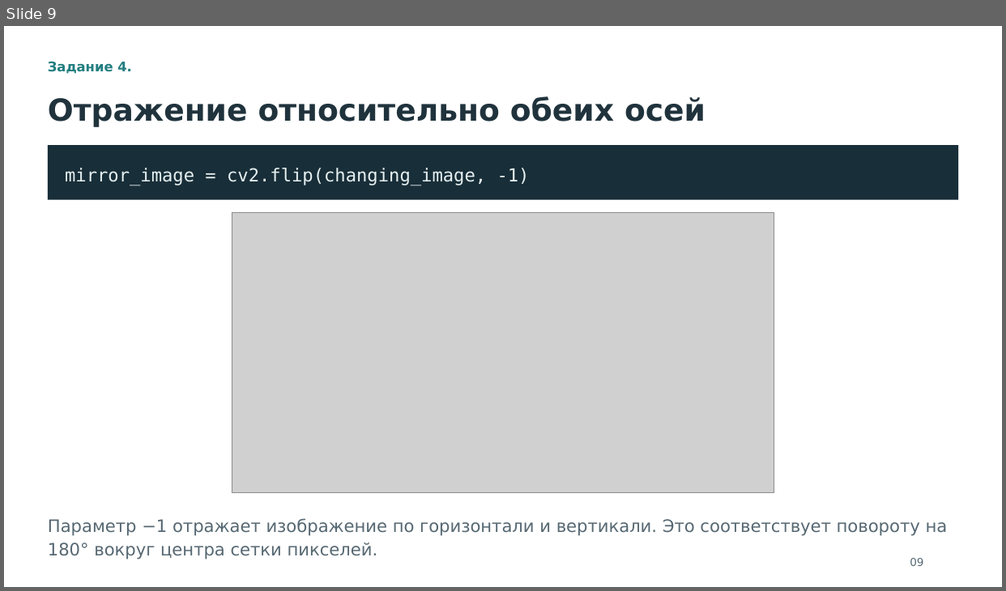
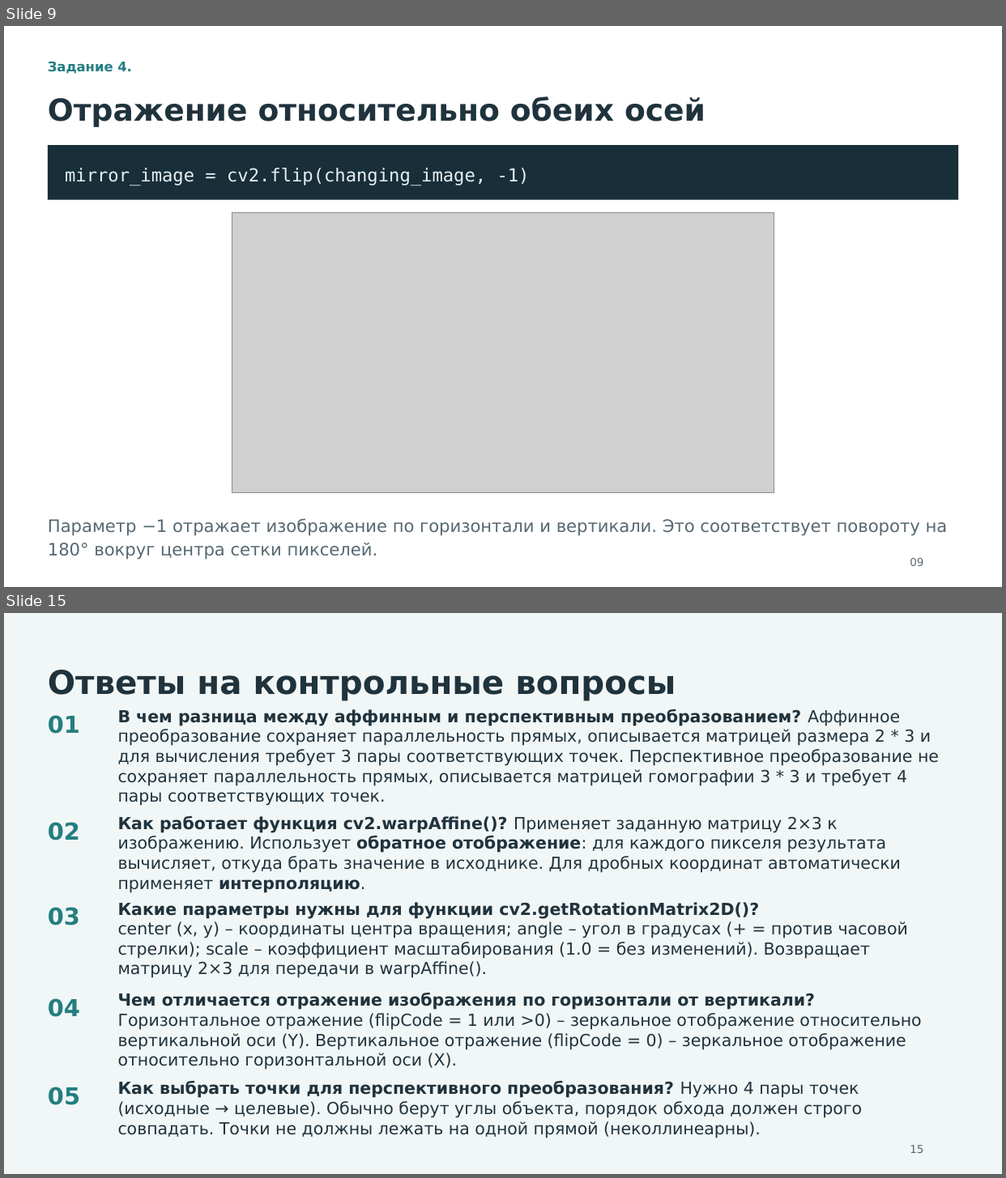
Before and after one commit to Travkova/CV_labs, a slide deck: геометрические преобразования изображений/Лабораторная_3_Травкова_Лебедкин.pptx. Shown one above the other, each under a label of ours: slide 9 before the commit, slides 9 and 15 after it; the slides between them are not shown. The pictures are 1006x591 and 1006x1178 pixels, drawn with LibreOffice and Linux fonts; fonts in the diff are those of the drawing; grey boxes stand for pictures. Boxes give left, top, right and bottom in pixels: in the first picture for what was removed or moved away, otherwise in the second. Text is boxed around its words. In the diff, an @@ line names an element or a change of style, - is before the commit and + after.

```diff
--- a/геометрические преобразования изображений/Лабораторная_3_Травкова_Лебедкин.pptx
+++ b/геометрические преобразования изображений/Лабораторная_3_Травкова_Лебедкин.pptx
@@ slide 15 added at (4,613,1002,1174), background #F1F6F6 @@
@@ text added at (48,670,675,701), 31.5 pt, text #20333D, bold @@
+Ответы на контрольные вопросы
@@ text added at (118,709,939,786), 16 pt, text #20333D @@
+В чем разница между аффинным и перспективным преобразованием? Аффинное преобразование сохраняет параллельность прямых, описывается матрицей размера 2 * 3 и для вычисления требует 3 пары соответствующих точек. Перспективное преобразование не сохраняет параллельность прямых, описывается матрицей гомографии 3 * 3 и требует 4 пары соответствующих точек.
@@ text added at (48,715,80,734), 22.5 pt, text #237E80, bold @@
+01
@@ text added at (48,822,80,841), 22.5 pt, text #237E80, bold @@
+02
@@ text added at (118,816,901,893), 16 pt, text #20333D @@
+Как работает функция cv2.warpAffine()? Применяет заданную матрицу 2×3 к изображению. Использует обратное отображение: для каждого пикселя результата вычисляет, откуда брать значение в исходнике. Для дробных координат автоматически применяет интерполяцию.
@@ text added at (118,902,908,978), 16 pt, text #20333D @@
+Какие параметры нужны для функции cv2.getRotationMatrix2D()?
+center (x, y) – координаты центра вращения; angle – угол в градусах (+ = против часовой стрелки); scale – коэффициент масштабирования (1.0 = без изменений). Возвращает матрицу 2×3 для передачи в warpAffine().
@@ text added at (48,907,80,926), 22.5 pt, text #237E80, bold @@
+03
@@ text added at (48,999,80,1017), 22.5 pt, text #237E80, bold @@
+04
@@ text added at (118,993,921,1070), 16 pt, text #20333D @@
+Чем отличается отражение изображения по горизонтали от вертикали? Горизонтальное отражение (flipCode = 1 или >0) – зеркальное отображение относительно вертикальной оси (Y). Вертикальное отражение (flipCode = 0) – зеркальное отображение относительно горизонтальной оси (X).
@@ text added at (48,1087,80,1105), 22.5 pt, text #237E80, bold @@
+05
@@ text added at (118,1081,862,1139), 16 pt, text #20333D @@
+Как выбрать точки для перспективного преобразования? Нужно 4 пары точек (исходные → целевые). Обычно берут углы объекта, порядок обхода должен строго совпадать. Точки не должны лежать на одной прямой (неколлинеарны).
@@ text added at (910,1145,923,1153), 10.5 pt, text #566872 @@
+15
```
Also in this commit, not shown: 5 slides changed, 1 other slide added, 1 other file.
